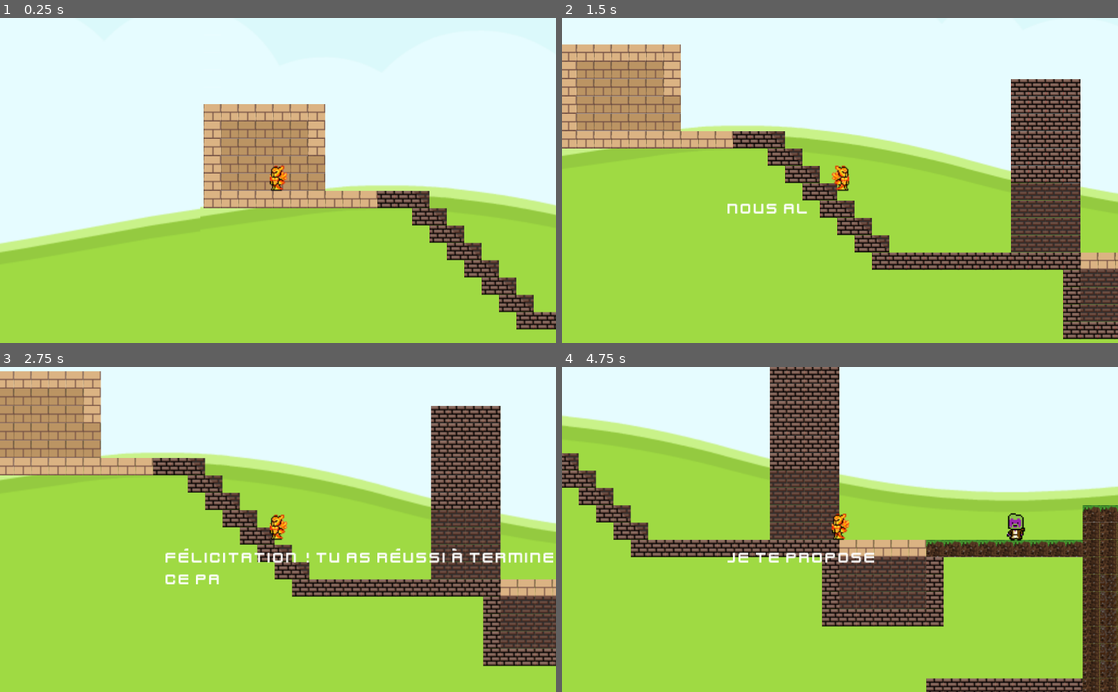
Above: before the commit, frames 1-4 (two rows, left to right).
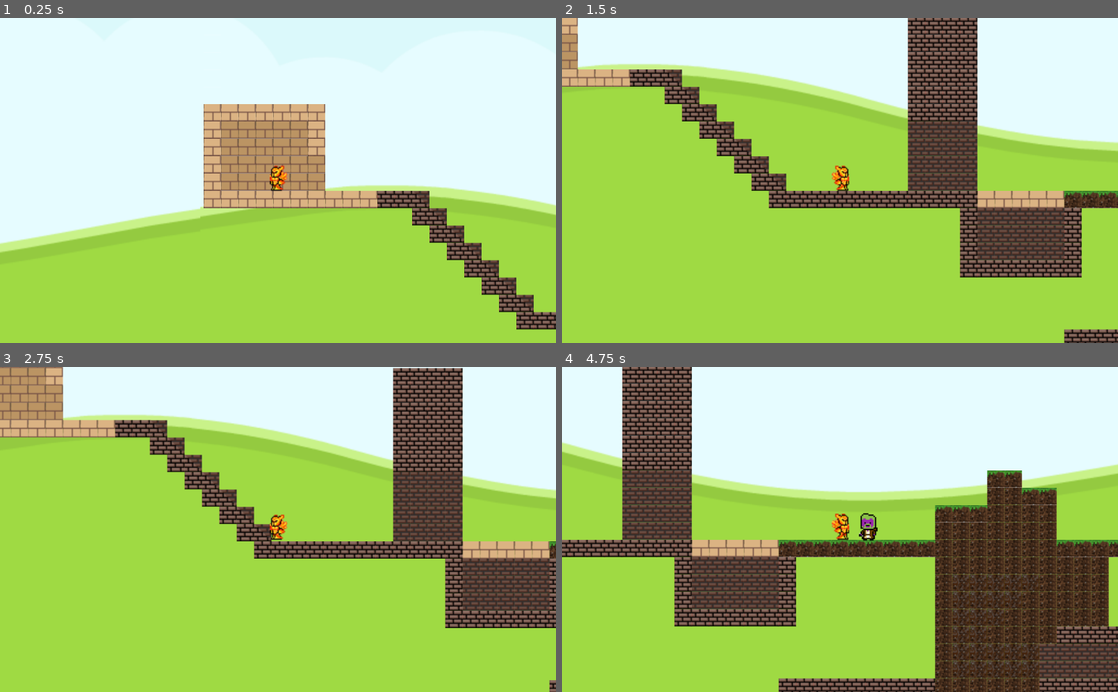
Above: after the commit, the same moments.

Repository: Zaladim/Impact-Jam
Game: Godot game, scene res://map/Main.tscn
Same seed, same stepped clock (60 frames per second), same inputs: the game is played once before the commit and once after it.
Inputs:
- Up to frame 1 (0.25 s): no input
- Up to frame 2 (1.5 s): tap Enter at 0.5 s; hold Right (ui_right) from 0.53 s (still down); tap Page Up (ui_page_up) at 0.6, 0.77, 1.07, 1.35 s
- Up to frame 3 (2.75 s): tap Page Up (ui_page_up) at 1.52, 1.82, 2.1 s; release Right (ui_right) at 2.03 s; hold Left (ui_left) from 2.03 s (still down)
- Up to frame 4 (4.75 s): release Left (ui_left) at 2.78 s; hold Right (ui_right) 2.78-4.28 s; tap Page Up (ui_page_up) at 2.85, 3.02, 3.32, 3.6, 3.77, 4.07, 4.35, 4.52 s; hold Left (ui_left) from 4.28 s (still down)

The runs differ from the first frame. In frame 2, 40% of the frame differs, in the area x 0-100%, y 0-100%; in frame 3, 34%; in frame 4, 50%.

Commit message:
Spawn OK / dialog OK

Diff:
--- a/Project/Characters/PNJ/PNJ.gd
+++ b/Project/Characters/PNJ/PNJ.gd
@@ -2,6 +2,8 @@
 
 export (int) var speed
 var screensize
+var cont = 0
+var text_actual = null
 # Declare member variables here. Examples:
 # var a = 2
 # var b = "text"
@@ -9,6 +11,33 @@
 # Called when the node enters the scene tree for the first time.
 func _ready():
 	screensize = get_viewport().size
+
+func _speak(text):
+	var container_text = load("res://Dialog/Label.tscn").instance()
+	container_text._text(text)
+	add_child(container_text)
+	text_actual = container_text
+
+func textPNJ():
+	if cont == 0:
+		_speak("Félicitation ! Tu as réussi à terminer ce parcours...")
+	elif cont == 1:
+		text_actual.queue_free()
+		_speak("Cependant, est ce que c'était difficile avec autant de pouvoirs ?")
+	elif cont == 2:
+		text_actual.queue_free()
+		_speak("Je te propose quelque chose, à chaque fois que tu termineras ce parcours, je te retirerais l'une de tes capacités")
+	elif cont == 3:
+		text_actual.queue_free()
+		_speak("Nous allons voir si tu es capable d'autant briller sans tous tes privilèges !")
+	elif cont == 4:
+		text_actual.queue_free()
+		_speak("#{?&$ !")
+	elif cont == 5:
+		text_actual.queue_free()
+		cont = 0
+		return
+	cont += 1
 # Called every frame. 'delta' is the elapsed time since the previous frame.
 #func _process(delta):
 #	pass
--- a/Project/Characters/PNJ/RigidBody2D.gd
+++ /dev/null
@@ -1,13 +0,0 @@
-extends RigidBody2D
-
-# Declare member variables here. Examples:
-# var a = 2
-# var b = "text"
-
-# Called when the node enters the scene tree for the first time.
-func _ready():
-	pass # Replace with function body.
-
-# Called every frame. 'delta' is the elapsed time since the previous frame.
-#func _process(delta):
-#	pass
--- a/Project/Characters/Player/Player.gd
+++ b/Project/Characters/Player/Player.gd
@@ -9,9 +9,10 @@
 export var jump_speed = 300
 export var gravity = 1000
 
-var fly = false
+var fly = true
 var screen_size
 var cont = 0
+var stuck = false
 var text_actual = null
 
 var distance = Vector2()
@@ -32,31 +33,37 @@
 
 		if Input.is_action_just_pressed("ui_up"):
 			velocity.y = -jump_speed
+	elif stuck:
+		speed = 0
+		jump_speed = 0
+
+		if Input.is_action_just_pressed("ui_down"):
+			if cont == 0:
+				_speak("Félicitation ! Tu as réussi à terminer ce parcours...")
+			elif cont == 1:
+				text_actual.queue_free()
+				_speak("Cependant, est ce que c'était difficile avec autant de pouvoirs ?")
+			elif cont == 2:
+				text_actual.queue_free()
+				_speak("Je te propose quelque chose, à chaque fois que tu termineras ce parcours, je te retirerais l'une de tes capacités")
+			elif cont == 3:
+				text_actual.queue_free()
+				_speak("Nous allons voir si tu es capable d'autant briller sans tous tes privilèges !")
+			elif cont == 4:
+				text_actual.queue_free()
+				_speak("#{?&$ !")
+			elif cont == 5:
+				text_actual.queue_free()
+				cont = 0
+				fly=true
+				stuck=false
+				global_position = $"../Spawn/spr".global_position
+				return
+			cont += 1
 	else:
 		speed = 200
 		jump_speed = 300
 		gravity = 1300
-
-	if Input.is_action_just_pressed("ui_page_up"):
-		if cont == 0:
-			_speak("Félicitation ! Tu as réussi à terminer ce parcours...")
-		elif cont == 1:
-			text_actual.queue_free()
-			_speak("Cependant, est ce que c'était difficile avec autant de pouvoirs ?")
-		elif cont == 2:
-			text_actual.queue_free()
-			_speak("Je te propose quelque chose, à chaque fois que tu termineras ce parcours, je te retirerais l'un de tes pouvoirs")
-		elif cont == 3:
-			text_actual.queue_free()
-			_speak("Nous allons voir si tu es capable d'autant briller sans tous tes privilèges !")
-		elif cont == 4:
-			text_actual.queue_free()
-			_speak("#{?&$ !")
-		elif cont == 5:
-			text_actual.queue_free()
-			cont = 0
-			return
-		cont += 1
 
 func _speak(text):
 	var container_text = load("res://Dialog/Label.tscn").instance()
@@ -81,9 +88,7 @@
 
 	move_and_slide(velocity,Vector2(0,-1))
 
-	var get_col = null
-
-
+	var get_col = get_slide_collision(get_slide_count()-1)
 
 	if is_on_floor():
 		velocity.y = 0
@@ -91,8 +96,9 @@
 		if Input.is_action_just_pressed("ui_up"):
 			velocity.y = -jump_speed
 			direction.y = 1
-
-	for i in range(get_slide_count()):
-		get_col = get_slide_collision(i)
+	if get_col != null:
 		if get_col.normal == Vector2(0,1):
 			velocity.y = 0
+		if get_col.collider.get_name() == "PNJ":
+			stuck = true
+			fly = false
--- /dev/null
+++ b/Project/Spawn.tscn
@@ -0,0 +1,5 @@
+[gd_scene format=2]
+
+[node name="Spawn" type="Area2D"]
+
+[node name="spr" type="AnimatedSprite" parent="."]
--- a/Project/map/Main.tscn
+++ b/Project/map/Main.tscn
@@ -6,6 +6,7 @@
 [ext_resource path="res://Art/colored_land.png" type="Texture" id=4]
 [ext_resource path="res://EnvironnmentDamage/EnvironnementDamage.tres" type="TileSet" id=5]
 [ext_resource path="res://Characters/PNJ/PNJ.tscn" type="PackedScene" id=6]
+[ext_resource path="res://Spawn.tscn" type="PackedScene" id=7]
 
 [node name="Main" type="Node2D"]
 
@@ -78,3 +79,6 @@
 
 [node name="PNJ" parent="." instance=ExtResource( 6 )]
 position = Vector2( 603.311, 98.9625 )
+
+[node name="Spawn" parent="." instance=ExtResource( 7 )]
+position = Vector2( 48.7277, 37.3233 )
Not shown: 1 places in Project/map/Main.tscn that only renumber resources
